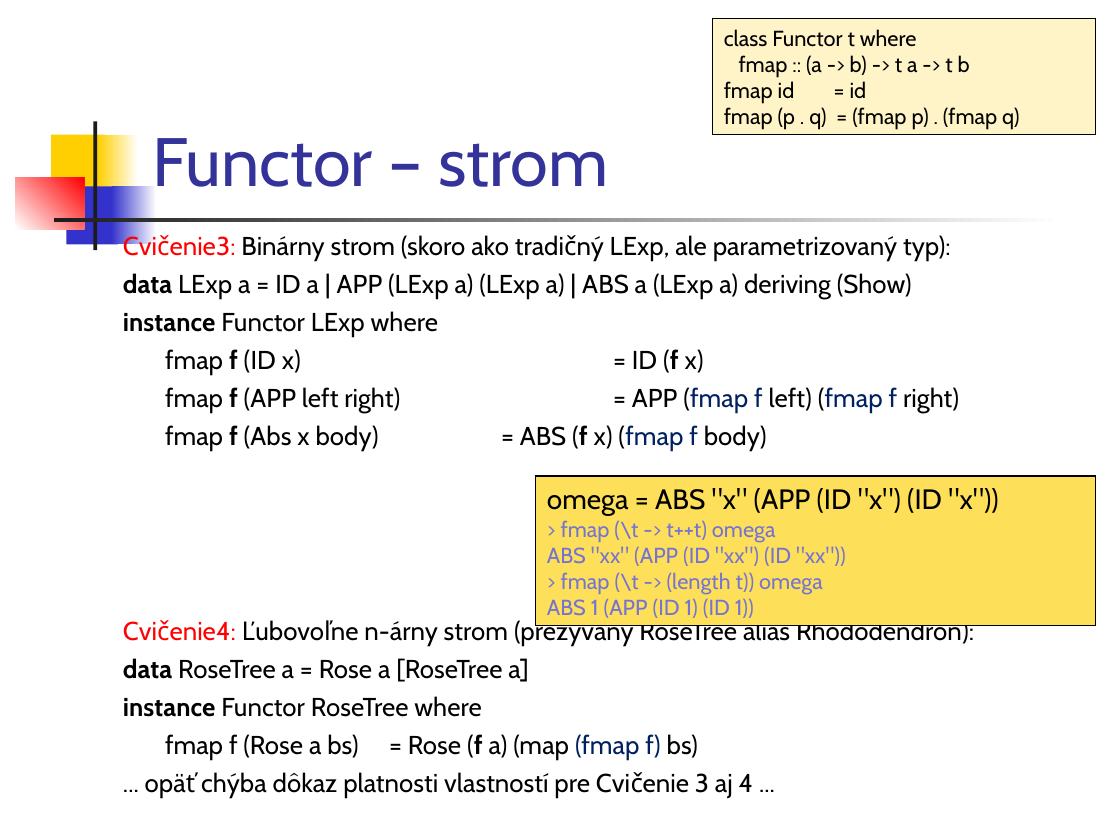
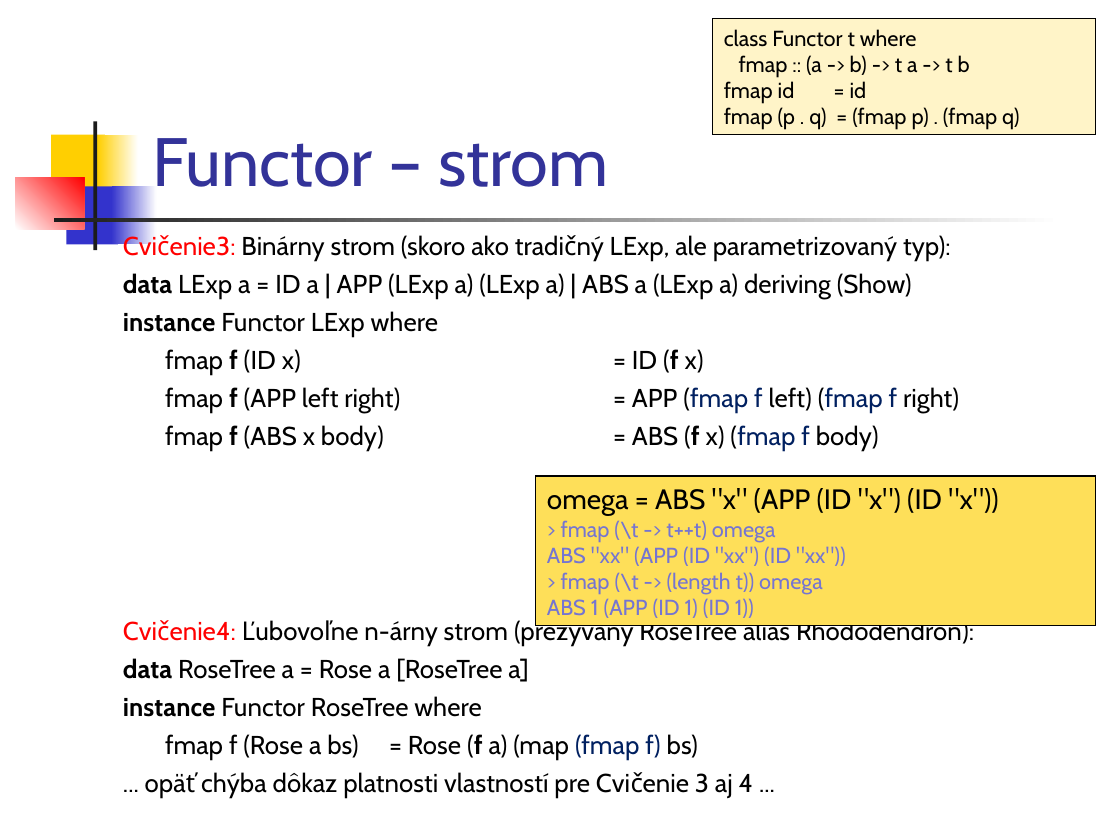
Before and after one commit to Funkcionalne/Prednasky, a slide deck: slide 12 of 11/11_fpro.ppt. Drawn at 1120x840 pixels with LibreOffice and Linux fonts; fonts in the diff are those of the drawing. Boxes give left, top, right and bottom in pixels: in the first picture for what was removed or moved away, otherwise in the second. Text is boxed around its words. In the diff, an @@ line names an element or a change of style, - is before the commit and + after.

```diff
--- a/11/11_fpro.ppt
+++ b/11/11_fpro.ppt
@@ text at (165, 425, 879, 451): text changed @@
-fmap f (Abs x body) = ABS (f x) (fmap f body)
+fmap f (ABS x body) = ABS (f x) (fmap f body)
```
Also in this commit, not shown: 5 other slides changed, 8 other files.
